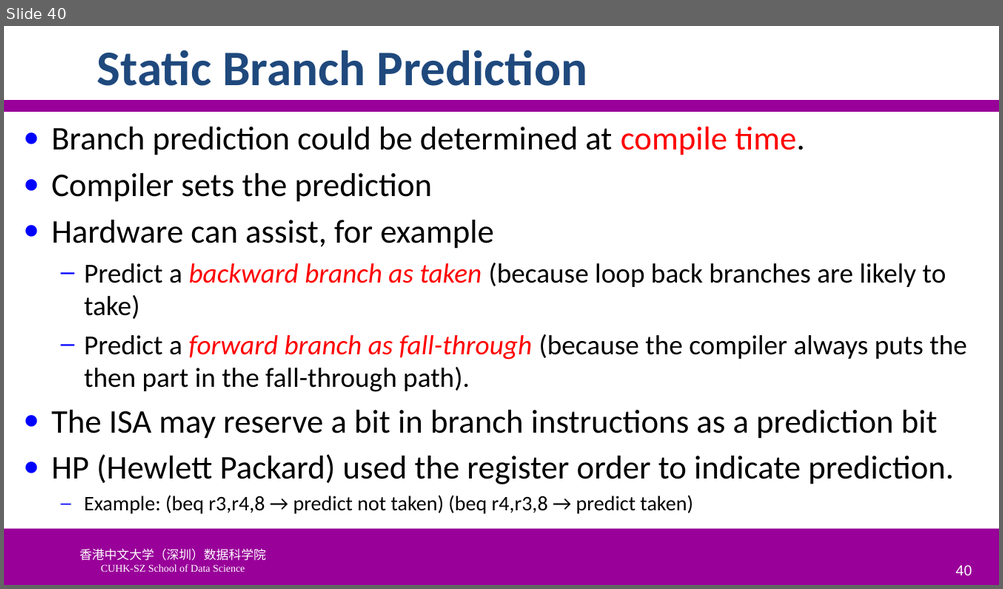
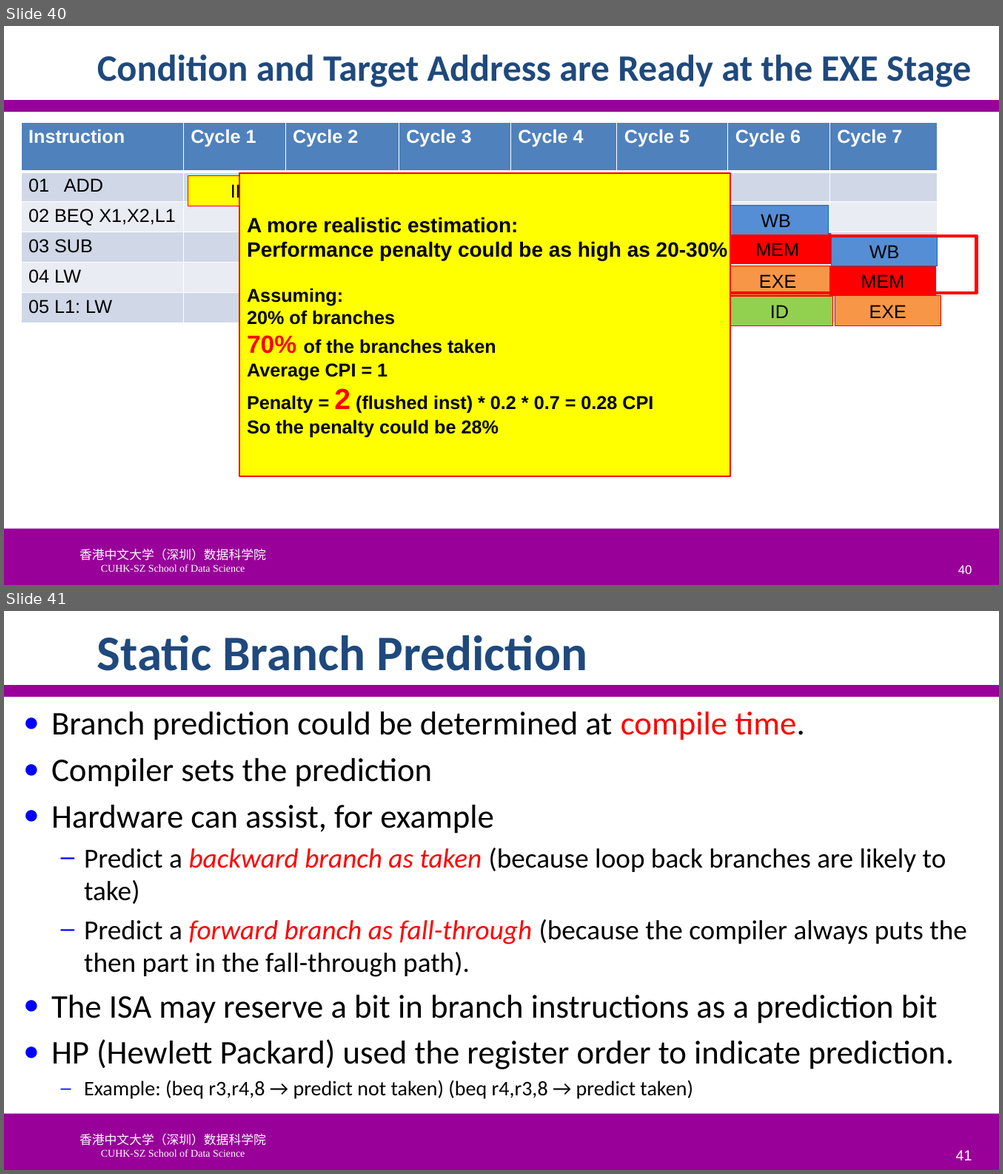
Before and after one commit to SUNCHAOYI923/CMU_CSAPP, a slide deck: slide/CA3060-4-Hazards.pptx. Shown one above the other, each under a label of ours: slide 40 before the commit, slides 40 and 41 after it. The pictures are 1003x589 and 1003x1174 pixels, drawn with LibreOffice and Linux fonts; fonts in the diff are those of the drawing; background and template pictures are left out. Boxes give left, top, right and bottom in pixels: in the first picture for what was removed or moved away, otherwise in the second. Text is boxed around its words. In the diff, an @@ line names an element or a change of style, - is before the commit and + after.

```diff
--- a/slide/CA3060-4-Hazards.pptx
+++ b/slide/CA3060-4-Hazards.pptx
@@ slide 40 added at (4,26,999,585), background #FFFFFF; not listed: 3 template elements that a slide beside it also shows @@
@@ title added at (97,54,970,87), 36 pt, text #1F497D, bold @@
+Condition and Target Address are Ready at the EXE Stage
@@ table added at (21,122,937,326), 6 rows, 8 columns @@
+Instruction | Cycle 1 | Cycle 2 | Cycle 3 | Cycle 4 | Cycle 5 | Cycle 6 | Cycle 7
+01 ADD |  |  |  |  |  |  | 
+02 BEQ X1,X2,L1 |  |  |  |  |  |  | 
+03 SUB |  |  |  |  |  |  | 
+04 LW |  |  |  |  |  |  | 
+05 L1: LW |  |  |  |  |  |  | 
@@ rectangle added at (188,176,289,206), fill #FFFF00, outline #FF0000 0.75 pt, 18 pt, text #000000 @@
+IF
@@ rectangle added at (239,173,729,477), fill #FFFF00, outline #FF0000 1.25 pt, 18 pt, text #000000, bold @@
+A more realistic estimation:
+Performance penalty could be as high as 20-30%
+Assuming:
+20% of branches
+70% of the branches taken
+Average CPI = 1
+Penalty = 2 (flushed inst) * 0.2 * 0.7 = 0.28 CPI
+So the penalty could be 28%
@@ rectangle added at (403,174,509,204), fill #F79646, outline #FF0000 0.75 pt, 18 pt, text #000000 @@
+EXE
@@ rectangle added at (512,174,617,204), fill #FF0000, outline #FF0000 0.75 pt, 18 pt, text #000000 @@
+MEM
@@ rectangle added at (619,174,729,204), fill #558ED5, outline #0070C0 0.75 pt, 18 pt, text #000000 @@
+WB
@@ rectangle added at (723,205,829,235), fill #558ED5, outline #0070C0 0.75 pt, 18 pt, text #000000 @@
+WB
@@ rectangle added at (386,236,976,294), outline #FF0000 3 pt @@
@@ rectangle added at (725,234,831,264), fill #FF0000, outline #FF0000 0.75 pt, 18 pt, text #000000 @@
+MEM
@@ rectangle added at (831,236,937,266), fill #558ED5, outline #0070C0 0.75 pt, 18 pt, text #000000 @@
+WB
@@ rectangle added at (725,266,831,296), fill #F79646, outline #FF0000 0.75 pt, 18 pt, text #000000 @@
+EXE
@@ rectangle added at (830,266,936,296), fill #FF0000, outline #FF0000 0.75 pt, 18 pt, text #000000 @@
+MEM
@@ rectangle added at (726,296,833,326), fill #92D050, outline #FF0000 0.75 pt, 18 pt, text #000000 @@
+ID
@@ rectangle added at (835,296,941,326), fill #F79646, outline #FF0000 0.75 pt, 18 pt, text #000000 @@
+EXE
@@ page number added at (958,565,972,574), 12 pt, text #FFFFFF @@
+40
@@ what was slide 40 is now slide 41 @@
@@ page number at (956,1150,972,1161): text changed @@
-40
+41
```
Also in this commit, not shown: 3 slides changed, 2 other slides added, 3 other files.
